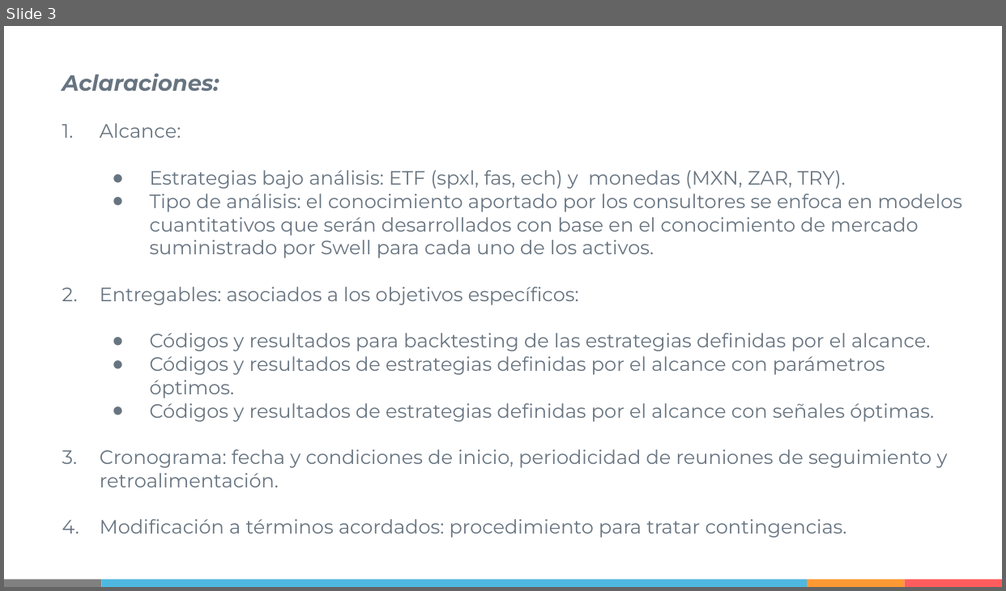
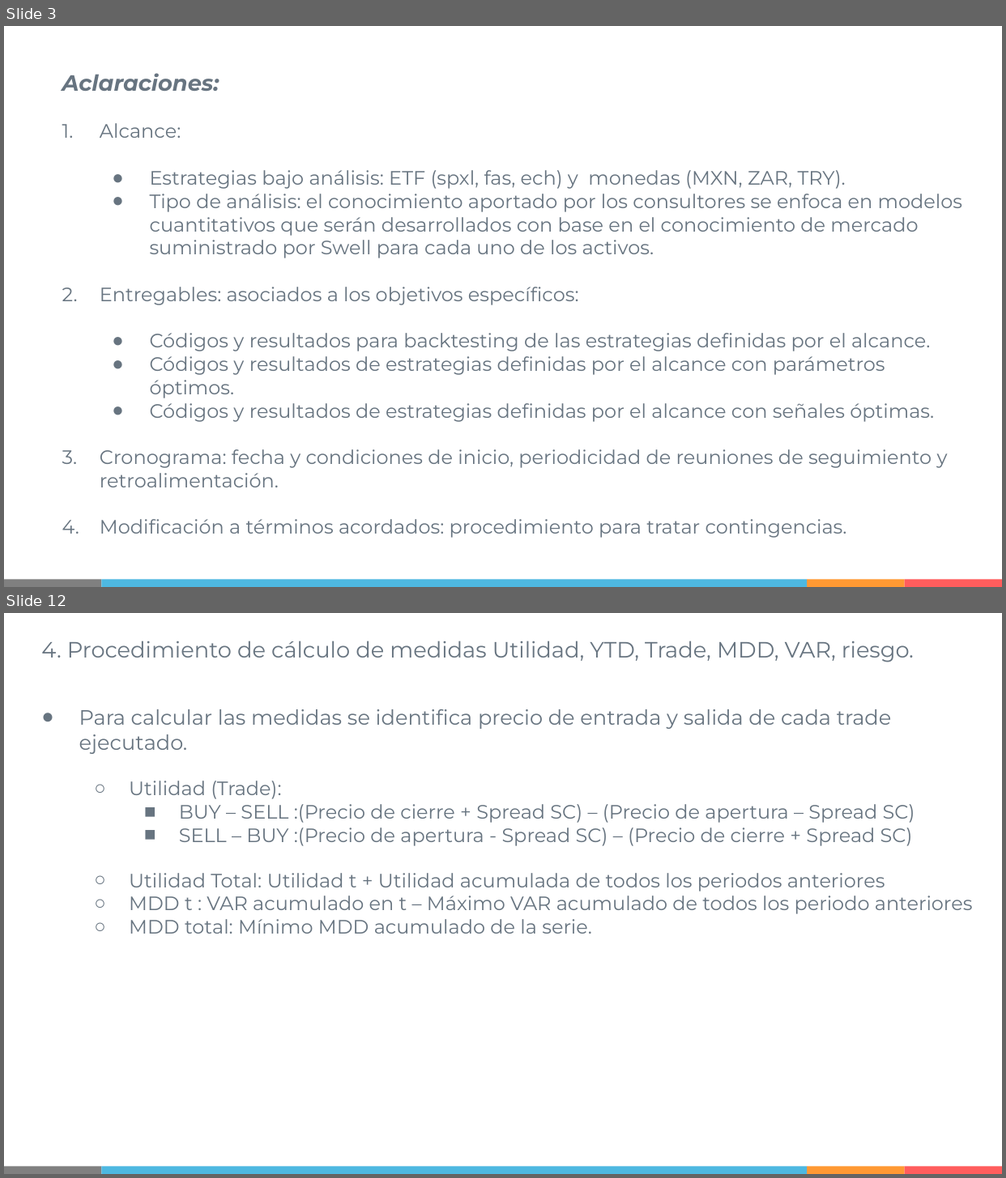
Before and after one commit to IISOS/Swell_2_Optimizacion_estrategias, a slide deck: Presentaciones/Swell - Optimización de estrategias - Plan de trabajo.pptx. Shown one above the other, each under a label of ours: slide 3 before the commit, slides 3 and 12 after it; the slides between them are not shown. The pictures are 1006x591 and 1006x1178 pixels, drawn with LibreOffice and Linux fonts; fonts in the diff are those of the drawing. Boxes give left, top, right and bottom in pixels: in the first picture for what was removed or moved away, otherwise in the second. Text is boxed around its words. In the diff, an @@ line names an element or a change of style, - is before the commit and + after.

```diff
--- a/Presentaciones/Swell - Optimización de estrategias - Plan de trabajo.pptx
+++ b/Presentaciones/Swell - Optimización de estrategias - Plan de trabajo.pptx
@@ slide 12 added at [4, 613, 1002, 1174], background #FFFFFF; not listed: 4 template elements that a slide beside it also shows @@
@@ text added at [41, 641, 973, 934], 14 pt, text #677480 @@
+4. Procedimiento de cálculo de medidas Utilidad, YTD, Trade, MDD, VAR, riesgo.
+● Para calcular las medidas se identifica precio de entrada y salida de cada trade ejecutado.
+  ○ Utilidad (Trade):
+    ■ BUY – SELL :(Precio de cierre + Spread SC) – (Precio de apertura – Spread SC)
+    ■ SELL – BUY :(Precio de apertura - Spread SC) – (Precio de cierre + Spread SC)
+  ○ Utilidad Total: Utilidad t + Utilidad acumulada de todos los periodos anteriores
+  ○ MDD t : VAR acumulado en t – Máximo VAR acumulado de todos los periodo anteriores
+  ○ MDD total: Mínimo MDD acumulado de la serie.
```
Also in this commit, not shown: 1 slide changed, 15 other slides added, 11 other files.
